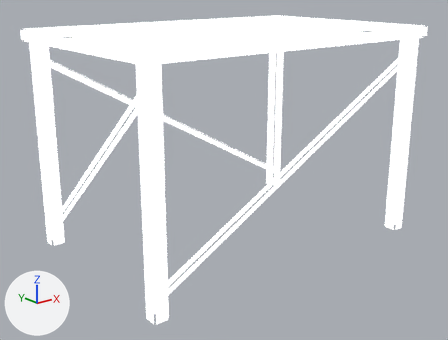
One commit to the glTF model design/campus/nodexeus-set-frame-far.glb: the scene before it, then after it.
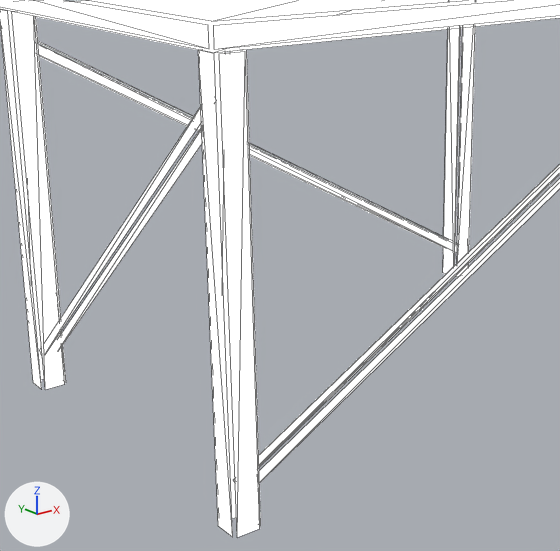
There are two pictures of each version: one whole from a 50 mm lens placed at (-4.1, -5.03, 2.8), pointed at (-0.12, -0.05, 0.81), one close up on the part from 7% to 73% of the width and 11% to 98% of the height. The lights are fixed; the arrows at lower left show +X, +Y and +Z. The last two pictures show the newer version. The close-ups show mesh edges as thin lines.

The first close-up shows 'set-frame-far'.
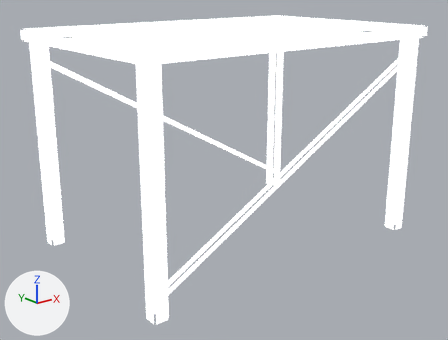
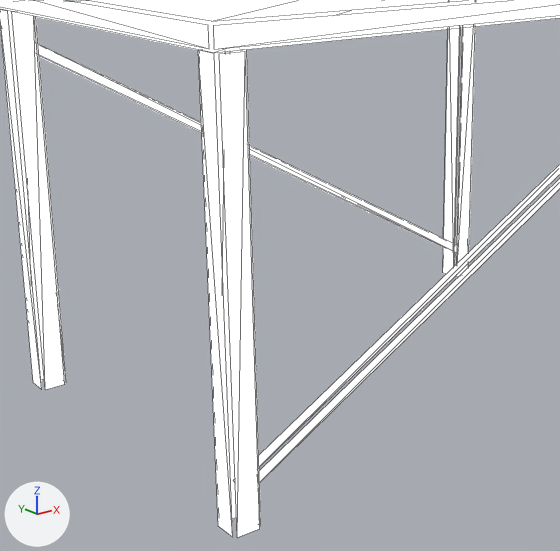
Pixel boxes [x1, y1, x2, y2] of what changed, in the close-ups (560 x 551 px):
part 1 of me_set_frame_far, deleted: before [40, 106, 201, 355]
part 2 of me_set_frame_far, deleted: before [233, 164, 560, 480]
part 3 of me_set_frame_far, deleted (mostly hidden): before [58, 129, 202, 349]
part 4 of me_set_frame_far, deleted (mostly hidden): before [39, 42, 449, 240]

What the commit changed:
me_set_frame_far is used by ob_set_frame_far; location (0.0, 0.0, 0.0).
me_set_frame_far had 120 vertices, 60 faces and spanned x -1.75..1.75, y -1.15..1.15, z 0.01..2.3.
me_set_frame_far now has 104 vertices, 52 faces and spans x -1.75..1.75, y -1.15..1.15, z 0.01..2.3.
me_set_frame_far part 1: the loose piece of 4 vertices spanning x -1.66, y -1.03..1.03, z 0.19..2.01 is deleted.
me_set_frame_far part 2: the loose piece of 4 vertices spanning x -1.63..1.59, y -1.05..-0.99, z 0.24..2.03 is deleted.
me_set_frame_far part 3: the loose piece of 4 vertices spanning x -1.58, y -1.03..1.03, z 0.19..2.01 is deleted.
me_set_frame_far part 4: the loose piece of 4 vertices spanning x -1.59..1.63, y 0.99..1.05, z 0.24..2.03 is deleted.
